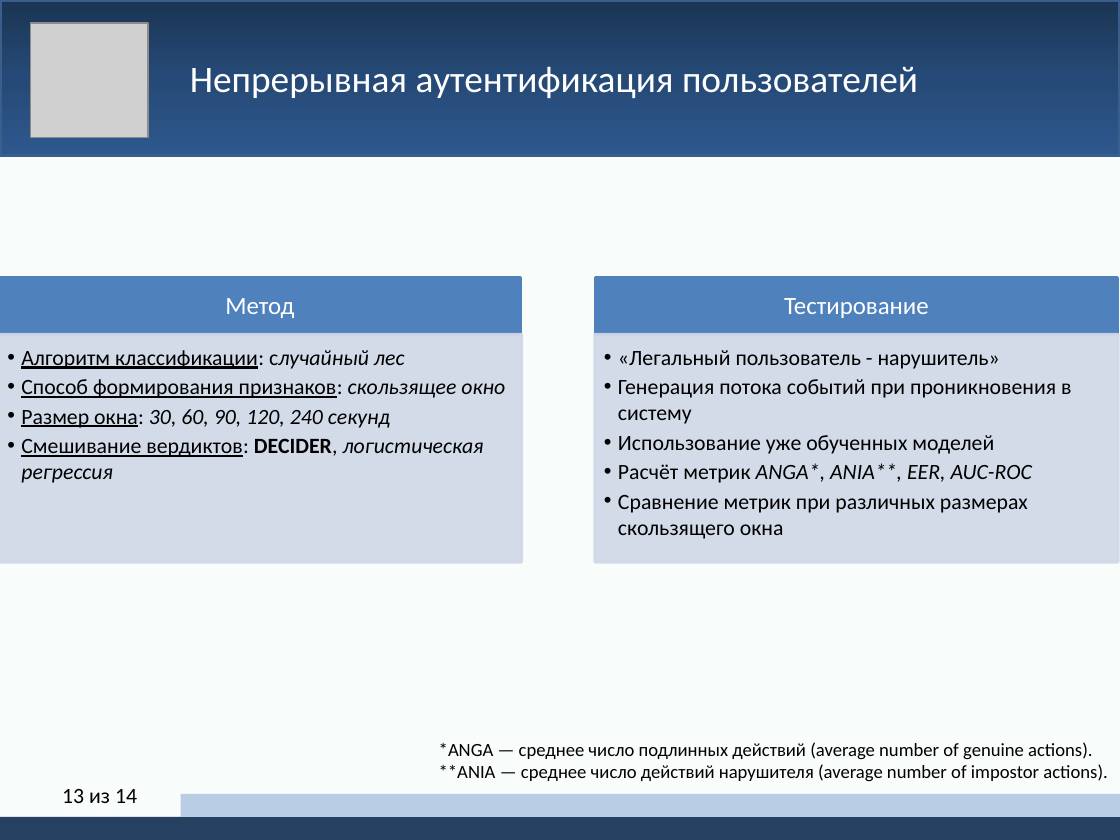
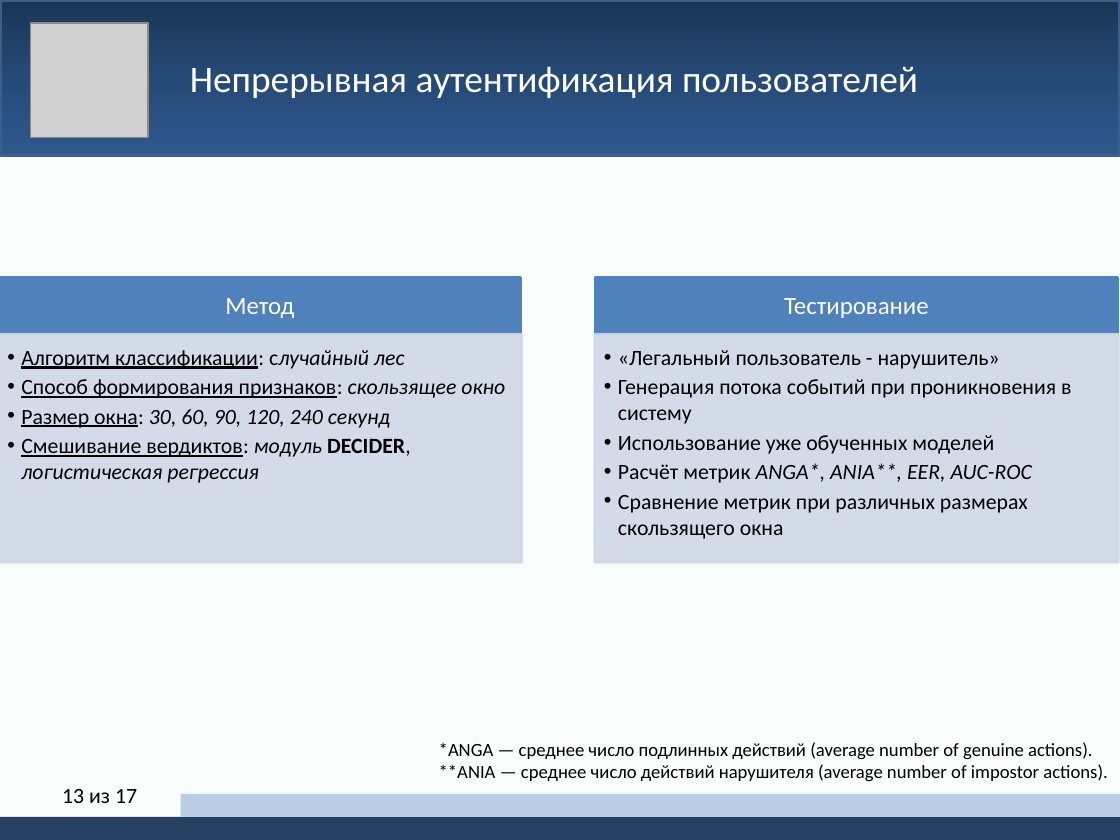
Before and after one commit to yerseg/bachelor_thesis, a slide deck: slide 13 of thesis_presentation.pptx. Drawn at 1120x840 pixels with LibreOffice and Linux fonts; fonts in the diff are those of the drawing; grey boxes stand for pictures. Boxes give left, top, right and bottom in pixels: in the first picture for what was removed or moved away, otherwise in the second. Text is boxed around its words. In the diff, an @@ line names an element or a change of style, - is before the commit and + after.

```diff
--- a/thesis_presentation.pptx
+++ b/thesis_presentation.pptx
@@ text at (21,438,411,483): text changed @@
-  • Смешивание вердиктов: DECIDER, логистическая регрессия
+  • Смешивание вердиктов: модуль DECIDER, логистическая регрессия
@@ page number at (62,789,137,803): text changed @@
-13 из 14
+13 из 17
```
Also in this commit, not shown: 5 other slides changed, 4 other files.
